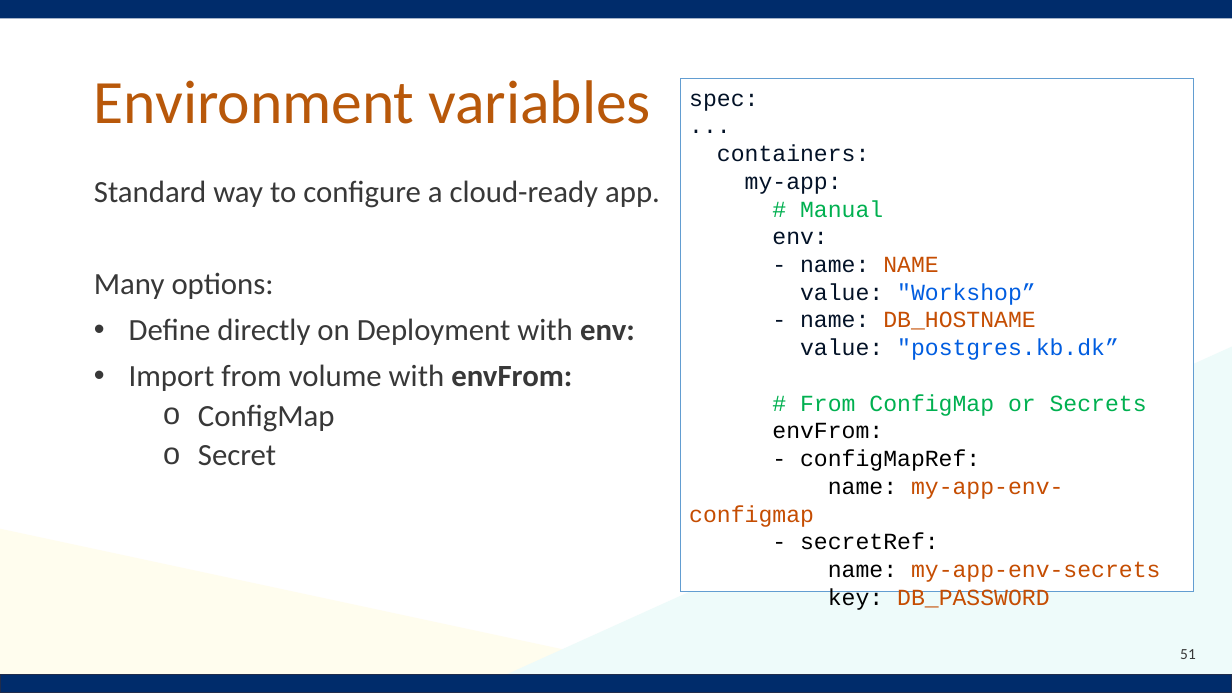
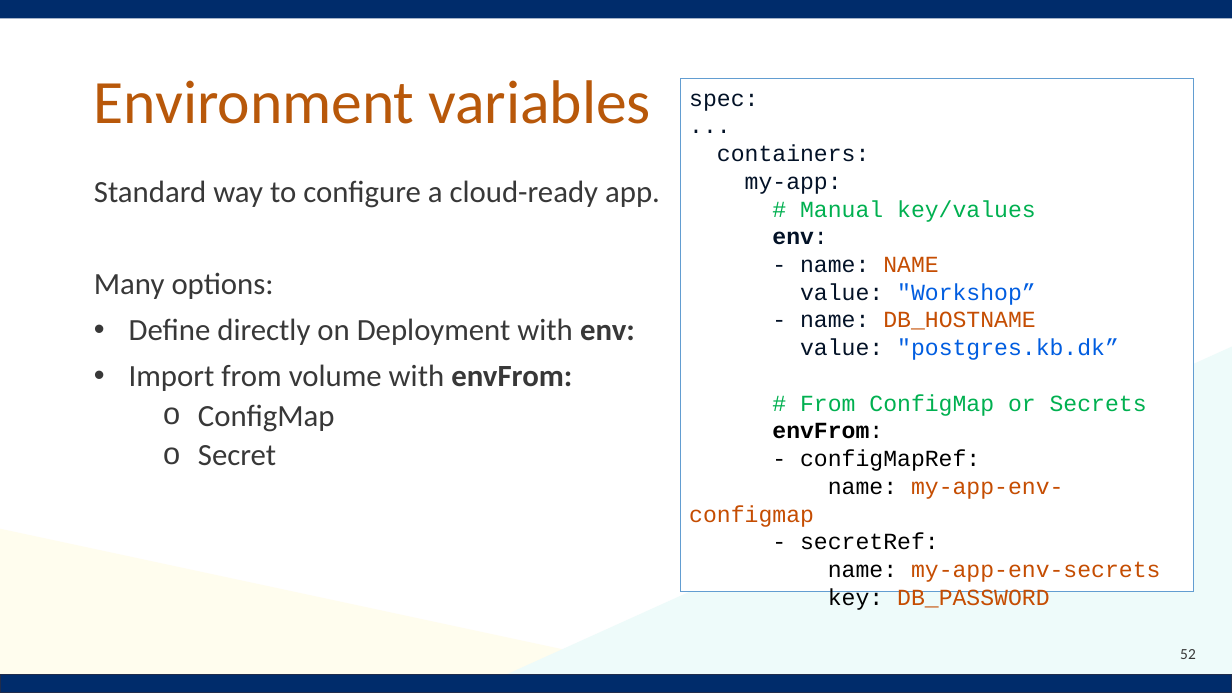
Before and after one commit to Notalib/workshop-kubernetes, a slide deck: slide 52 of Kubernetes_workshop.pptx (slide 51 before the commit). Drawn at 1232x693 pixels with LibreOffice and Linux fonts; fonts in the diff are those of the drawing; background and template pictures are left out. Boxes give left, top, right and bottom in pixels: in the first picture for what was removed or moved away, otherwise in the second. Text is boxed around its words. In the diff, an @@ line names an element or a change of style, - is before the commit and + after.

```diff
--- a/Kubernetes_workshop.pptx
+++ b/Kubernetes_workshop.pptx
@@ text in rectangle at bbox=[772, 200, 1036, 245]: text changed @@
-# Manual
-env:
+# Manual key/values
+env:
@@ text in rectangle at bbox=[772, 422, 883, 439]: bold on in "envFrom:" @@
@@ page number at bbox=[1180, 649, 1196, 659]: text changed @@
-51
+52
```
Also in this commit, not shown: 11 other slides changed, 1 slide added.
